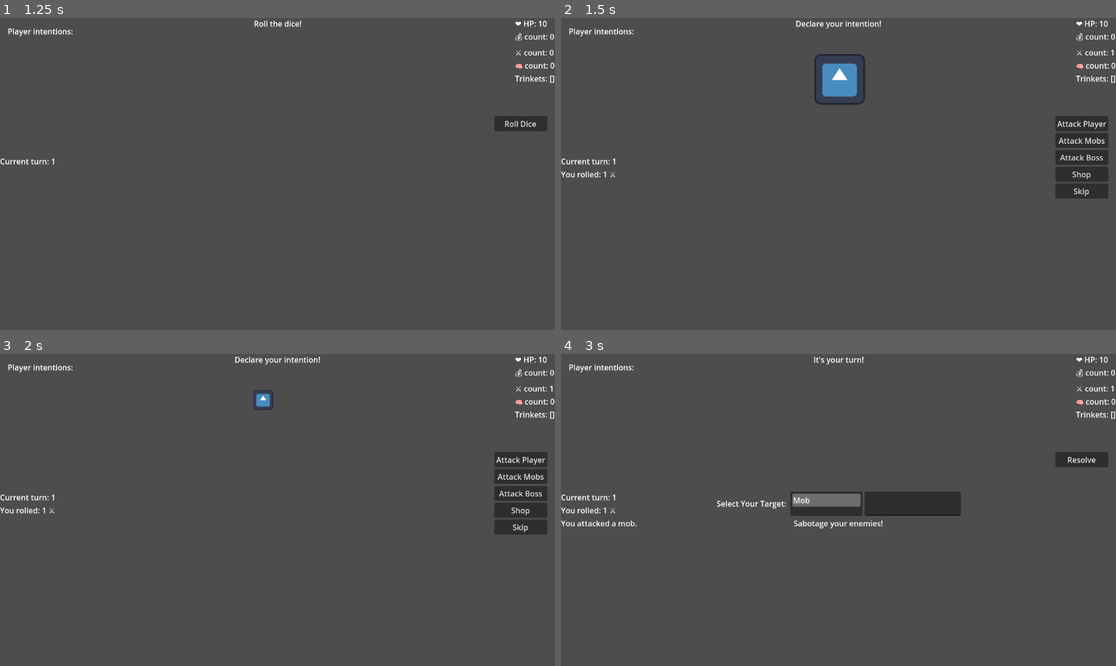
Above: before the commit, frames 1-4 (two rows, left to right).
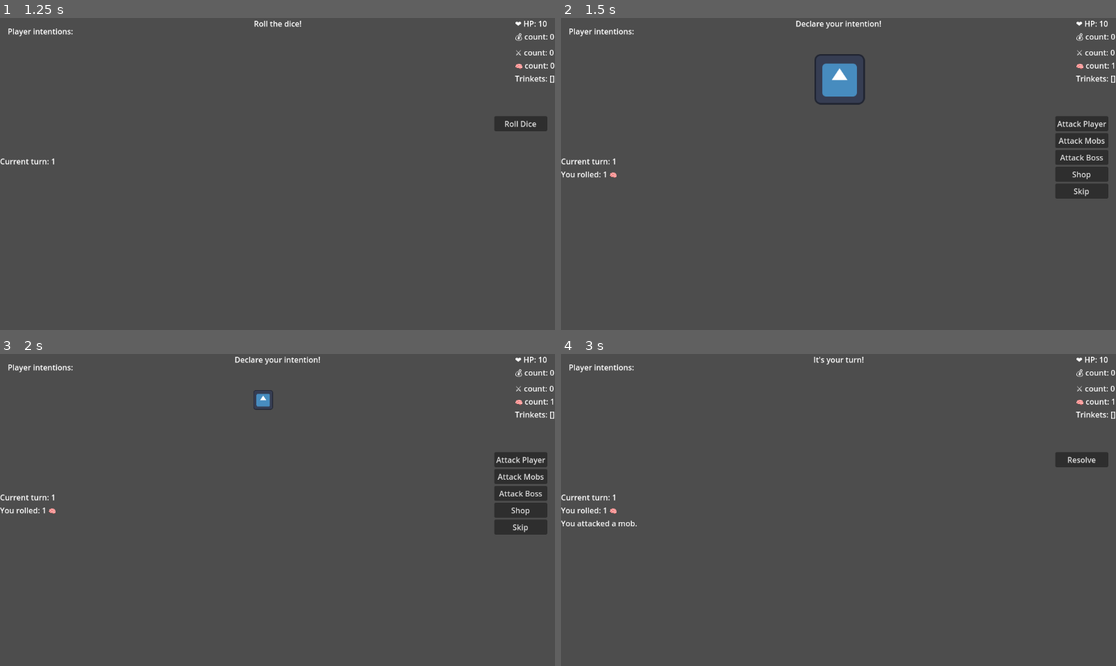
Above: after the commit, the same moments.

Repository: OliverKozul/DiceGame
Game: Godot game, scene res://Scenes/Lobby.tscn
Two runs of this game, one before a commit and one after it. Both use one fixed random seed, a clock stepped at 60 frames per second and the inputs below. The engine's default icon, where the game draws it, is replaced by a stand-in: a white triangle on a blue panel in a dark square.
Inputs:
- Up to frame 1 (1.25 s): click "Start Game" at 0.5 s
- Up to frame 2 (1.5 s): click "Roll Dice" at 1.25 s
- Up to frame 3 (2 s): no input
- Up to frame 4 (3 s): click "Attack Player" at 2 s; click "Attack Mobs" at 2.75 s

Frame 1 is identical in both runs. In frame 2, less than 0.1% of the frame differs, in the area x 8-100%, y 10-52%; in frame 3, less than 0.1%; in frame 4, 2.6%, in the area x 8-100%, y 10-56%.
Error in both runs: Invalid access to property or key '1' on a base object of type 'Dictionary'. (res://Scripts/PlayerIntentionLabels.gd:20)

Commit message:
Fixed player ordering but no more RNG

Diff:
--- a/Scenes/PlayerUI.tscn
+++ b/Scenes/PlayerUI.tscn
@@ -62,7 +62,7 @@
 
 [node name="Shop" parent="PlayerUI" instance=ExtResource("4_0jo41")]
 unique_name_in_owner = true
-z_index = 1
+z_index = 2
 
 [node name="CombatDistribution" parent="PlayerUI" instance=ExtResource("7_xt1sn")]
 unique_name_in_owner = true
--- a/Scripts/ActionManager.gd
+++ b/Scripts/ActionManager.gd
@@ -3,22 +3,18 @@
 
 @rpc("any_peer", "call_local")
 func attack_player_button_pressed(player_id: int) -> void:
-	player_ui.combat_distribution.show_combat_ui(player_id, Enums.Target.PLAYER)
 	perform_action(player_id, Enums.Action.ATTACK, Enums.Target.PLAYER, Global.player_info[player_id].combat, "You attacked another player.")
 
 @rpc("any_peer", "call_local")
 func attack_mobs_button_pressed(player_id: int) -> void:
-	player_ui.combat_distribution.show_combat_ui(player_id, Enums.Target.MOB)
 	perform_action(player_id, Enums.Action.ATTACK, Enums.Target.MOB, Global.player_info[player_id].combat, "You attacked a mob.")
 
 @rpc("any_peer", "call_local")
 func attack_boss_button_pressed(player_id: int) -> void:
-	player_ui.combat_distribution.show_combat_ui(player_id, Enums.Target.BOSS)
 	perform_action(player_id, Enums.Action.ATTACK, Enums.Target.BOSS, Global.player_info[player_id].combat, "You attacked the boss.")
 
 @rpc("any_peer", "call_local")
 func shop_button_pressed(player_id: int) -> void:
-	player_ui.combat_distribution.show_combat_ui(player_id, Enums.Target.NONE)
 	perform_action(player_id, Enums.Action.SHOP, Enums.Target.NONE, 0, "")
 
 @rpc("any_peer", "call_local")
--- a/Scripts/PlayerUI.gd
+++ b/Scripts/PlayerUI.gd
@@ -23,7 +23,7 @@
 
 func _ready() -> void:
 	var player_id = multiplayer.get_unique_id()
-	rng.seed = 32  # Set the seed to 0
+	#rng.seed = 32  # Set the seed to 0
 	initialize(player_id)
 
 	if multiplayer.is_server():
@@ -39,7 +39,8 @@
 			"combat": 0,
 			"hp": 10,
 			"trinkets": [],
-			"die_faces": ["⚔", "⚔", "💰", "💰", "🧠", "🧠"],
+			#"die_faces": ["⚔", "⚔", "💰", "💰", "🧠", "🧠"],
+			"die_faces": ["🧠", "🧠", "🧠", "🧠", "🧠", "🧠"],
 			"die_face_values": {"⚔": 1, "💰": 1, "🧠": 1}
 		}
 
--- a/Scripts/ResolveManager.gd
+++ b/Scripts/ResolveManager.gd
@@ -25,8 +25,9 @@
 	match action["action"]:
 		Enums.Action.SHOP:
 			show_shop(player_id)
+			player_ui.combat_distribution.show_combat_ui(player_id, Enums.Target.NONE)
 		Enums.Action.ATTACK:
-			perform_attack(player_id)
+			player_ui.combat_distribution.show_combat_ui(player_id, Enums.Target.PLAYER)
 		Enums.Action.SKIP:
 			perform_skip(player_id)
 		_:
@@ -41,10 +42,6 @@
 		player_ui.shop.show()
 	print("Showing shop to player: ", player_id)
 
-func perform_attack(player_id: int) -> void:
-	# Logic to perform an attack
-	print("Player ", player_id, " is attacking")
-
 func perform_skip(player_id: int) -> void:
 	# Logic to perform a defend
 	print("Player ", player_id, " is skipping")
--- a/Scripts/TurnManager.gd
+++ b/Scripts/TurnManager.gd
@@ -20,8 +20,7 @@
 	_sync_phase(PHASES.action)
 	_sync_current_player_index(0)
 	_show_phase_ui("action", "All players have declared their intention. Transitioning to action phase.")
-	rpc("_determine_player_order")
-	rpc("allow_current_player_play")
+	rpc_id(1, "_determine_player_order")
 
 # Transition to Resolve Phase
 @rpc("any_peer", "call_local")
@@ -29,8 +28,7 @@
 	_sync_phase(PHASES.resolve)
 	_sync_current_player_index(0)
 	_show_phase_ui("resolve", "All players have acted. Transitioning to resolve phase.")
-	_flip_player_order()
-	rpc("allow_current_player_play")
+	rpc_id(1, "_flip_player_order")
 
 # Check if All Players Have Performed an Action
 func check_all_players_played() -> bool:
@@ -42,28 +40,34 @@
 	var all_players = multiplayer.get_peers()
 	all_players.append(multiplayer.get_unique_id())  # Include the host in the list
 	Global.player_order = Array(all_players)
+	Global.player_order.sort()
 	Global.player_order.sort_custom(_compare_players)
-	#player_ui.sync_manager.rpc("sync_player_order", Global.player_order)
+	player_ui.sync_manager.rpc("sync_player_order", Global.player_order)
+	rpc("allow_current_player_play")
 
 # Compare Players for Sorting
 func _compare_players(player_b_id : int, player_a_id : int) -> bool:
 	var cunning_a = Global.player_info[player_a_id].cunning
 	var cunning_b = Global.player_info[player_b_id].cunning
+
 	if cunning_a != cunning_b:
 		return cunning_a > cunning_b
 
 	var gold_a = Global.player_info[player_a_id].gold
 	var gold_b = Global.player_info[player_b_id].gold
+
 	if gold_a != gold_b:
 		return gold_a > gold_b
 
-	return player_ui.rng.randi() % 2 == 0  # Random tie-breaker using rng
+	#return player_ui.rng.randi() % 2 == 0  # Random tie-breaker using rng
+	return player_a_id > player_b_id  # Random tie-breaker using rng
 	#return false  # Random tie-breaker using rng
 
+@rpc("any_peer", "call_local")
 func _flip_player_order() -> void:
-	if multiplayer.is_server():
-		Global.player_order.reverse()
-		player_ui.sync_manager.rpc("sync_player_order", Global.player_order)
+	Global.player_order.reverse()
+	player_ui.sync_manager.rpc("sync_player_order", Global.player_order)
+	rpc("allow_current_player_play")
 
 # Request Player Order
 @rpc("any_peer", "call_local")
